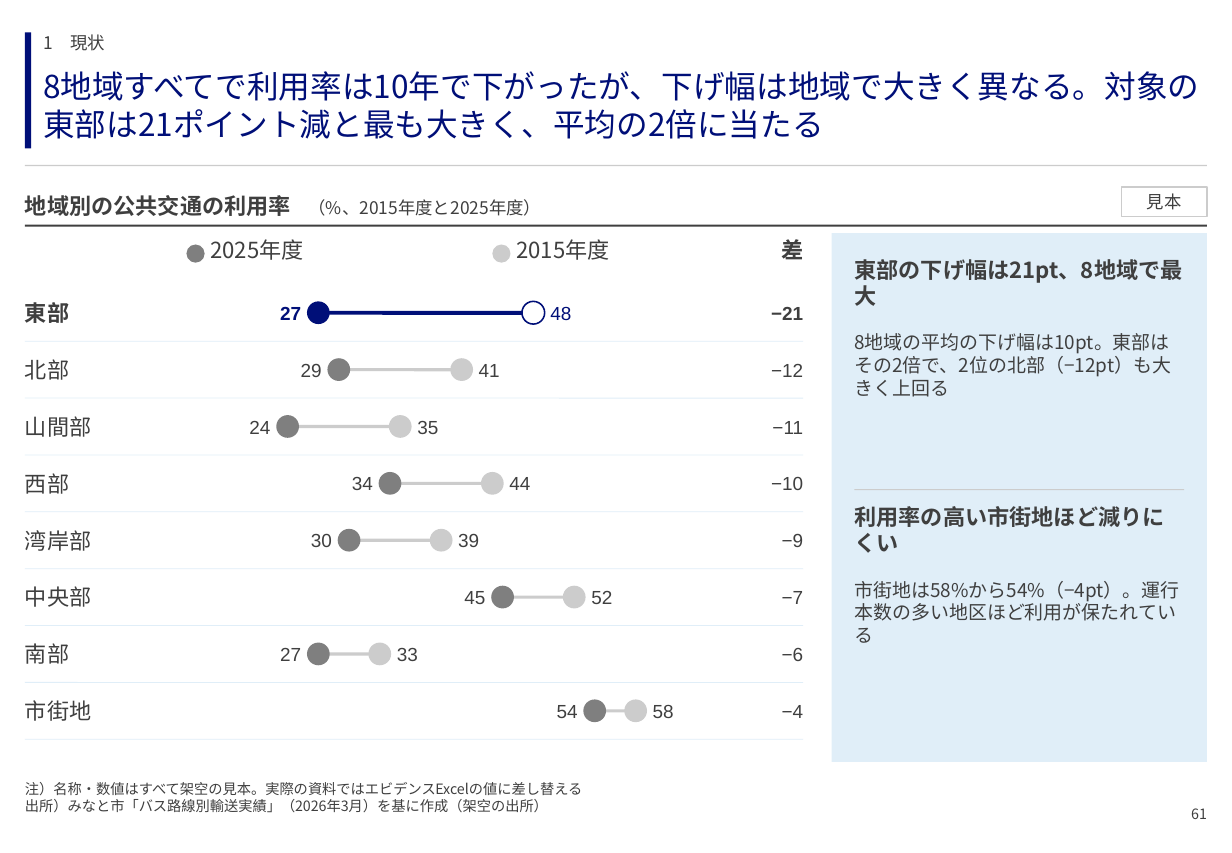
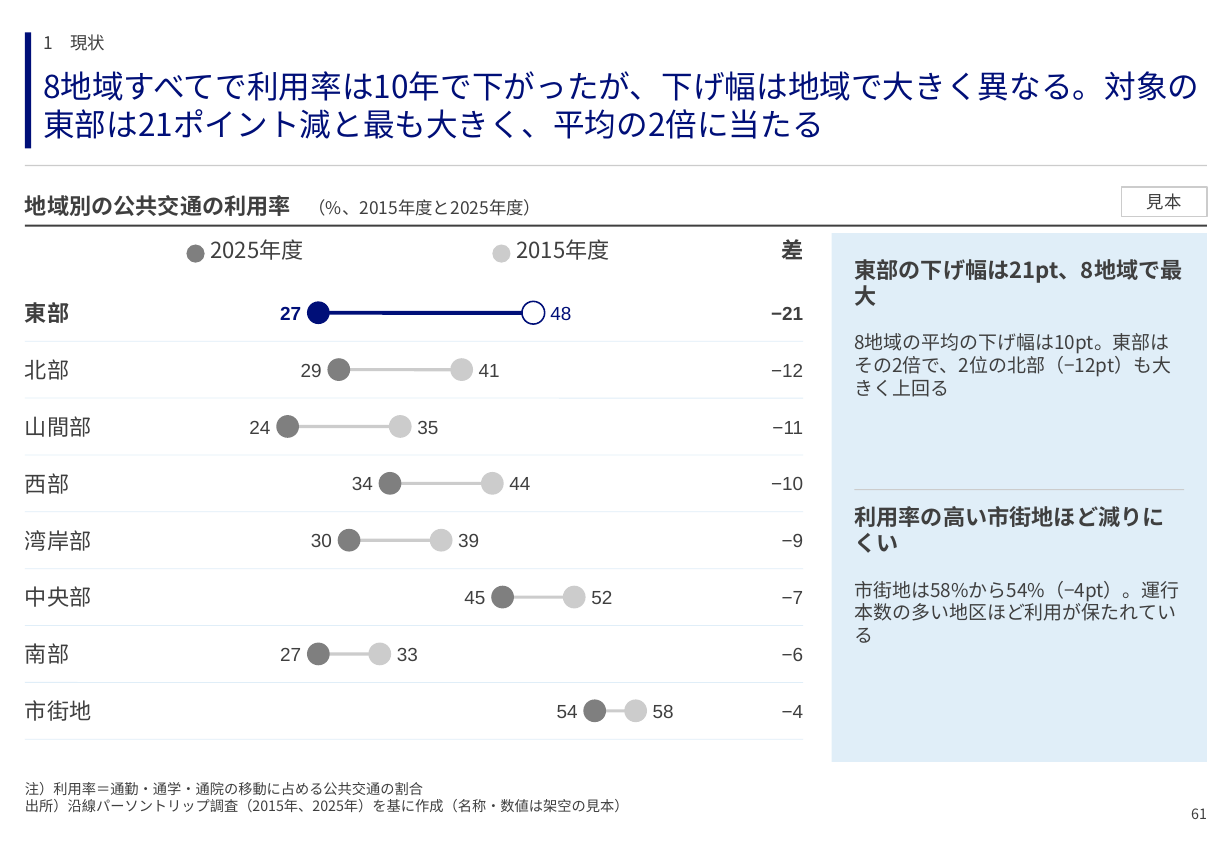
Before and after one commit to GontaHH/slide_builder, a slide deck: slide 61 of patterns/pattern-deck.pptx. Drawn at 1232x853 pixels with LibreOffice and Linux fonts; fonts in the diff are those of the drawing. Boxes give left, top, right and bottom in pixels: in the first picture for what was removed or moved away, otherwise in the second. Text is boxed around its words. In the diff, an @@ line names an element or a change of style, - is before the commit and + after.

```diff
--- a/patterns/pattern-deck.pptx
+++ b/patterns/pattern-deck.pptx
@@ text at (25, 782, 629, 812): text changed @@
-注）名称・数値はすべて架空の見本。実際の資料ではエビデンスExcelの値に差し替える
-出所）みなと市「バス路線別輸送実績」（2026年3月）を基に作成（架空の出所）
+注）利用率＝通勤・通学・通院の移動に占める公共交通の割合
+出所）沿線パーソントリップ調査（2015年、2025年）を基に作成（名称・数値は架空の見本）
```
Also in this commit, not shown: 78 other slides changed, 2 other files.
